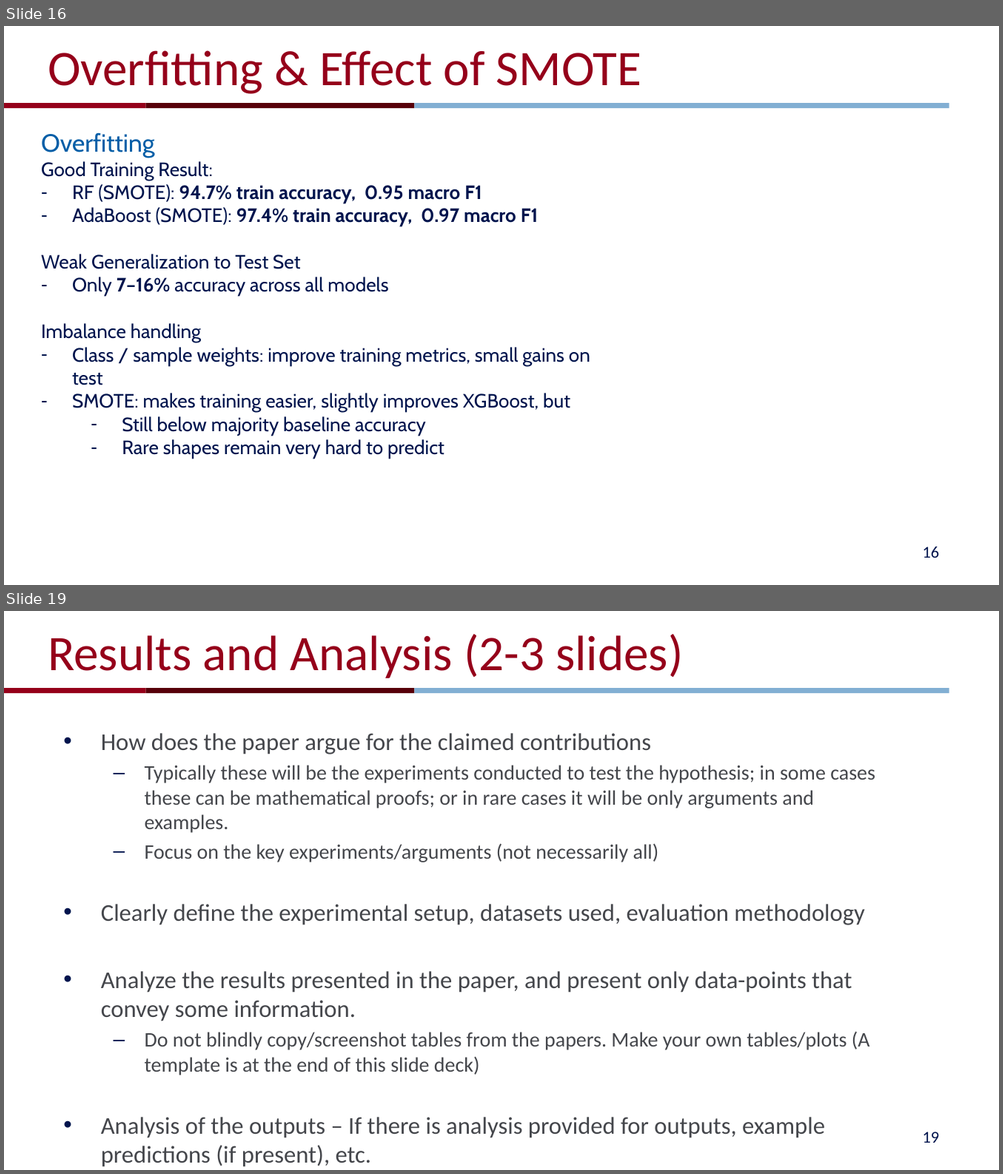
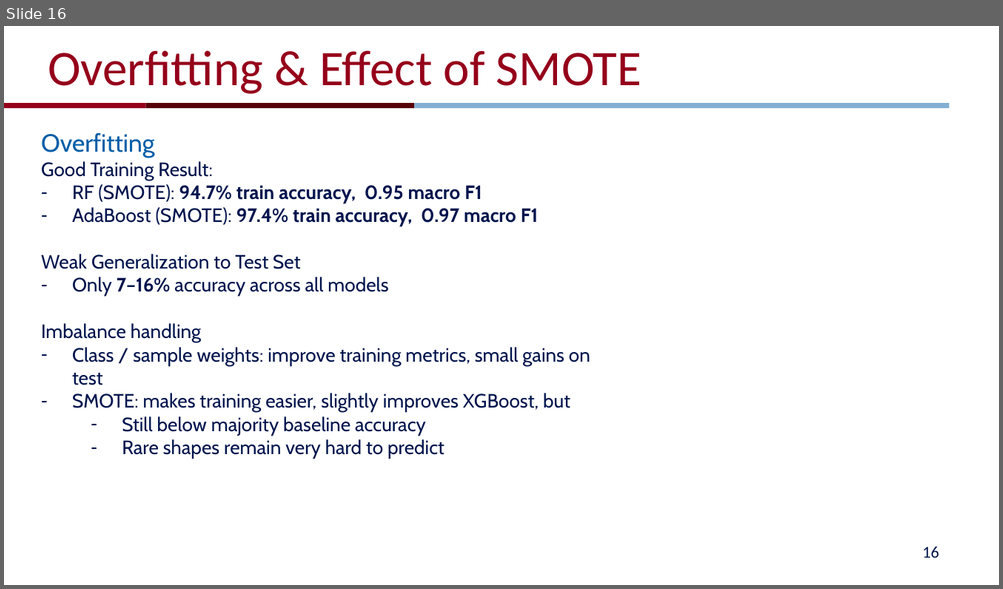
Before and after one commit to jingyig16/ufo-sightings, a slide deck: pre.pptx. Shown one above the other, each under a label of ours: slides 16 and 19 before the commit, slide 16 after it; the slides between them are not shown. The pictures are 1003x1174 and 1003x589 pixels, drawn with LibreOffice and Linux fonts; fonts in the diff are those of the drawing; background and template pictures are left out. Boxes give left, top, right and bottom in pixels: in the first picture for what was removed or moved away, otherwise in the second. Text is boxed around its words. In the diff, an @@ line names an element or a change of style, - is before the commit and + after.

```diff
--- a/pre.pptx
+++ b/pre.pptx
@@ slide 19 removed at [4, 611, 999, 1170], background #FFFFFF; not listed: 3 template elements that a slide beside it also shows @@
@@ title removed at [48, 634, 683, 678] @@
-Results and Analysis (2-3 slides)
@@ text removed at [101, 733, 875, 1167] @@
-• How does the paper argue for the claimed contributions
-  – Typically these will be the experiments conducted to test the hypothesis; in some cases these can be mathematical proofs; or in rare cases it will be only arguments and examples.
-  – Focus on the key experiments/arguments (not necessarily all)
-• Clearly define the experimental setup, datasets used, evaluation methodology
-• Analyze the results presented in the paper, and present only data-points that convey some information.
-  – Do not blindly copy/screenshot tables from the papers. Make your own tables/plots (A template is at the end of this slide deck)
-• Analysis of the outputs – If there is analysis provided for outputs, example predictions (if present), etc.
@@ page number removed at [922, 1132, 939, 1143] @@
-19
```
Also in this commit, not shown: 1 slide changed, 4 other slides removed.
